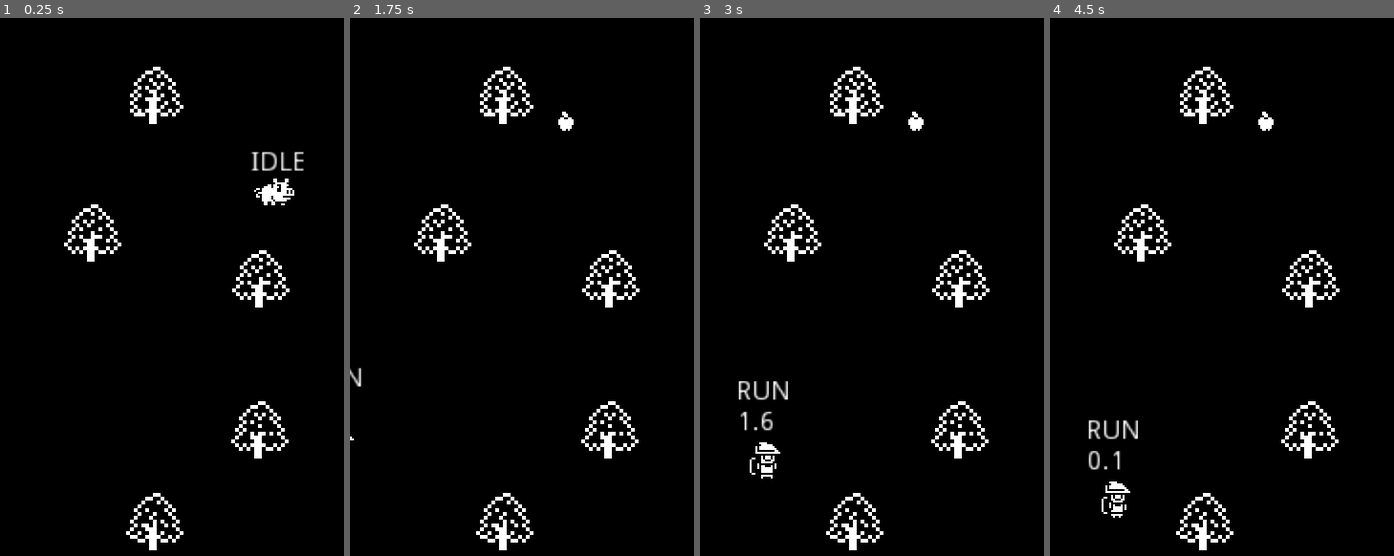
Above: before the commit, frames 1-4 (left to right).
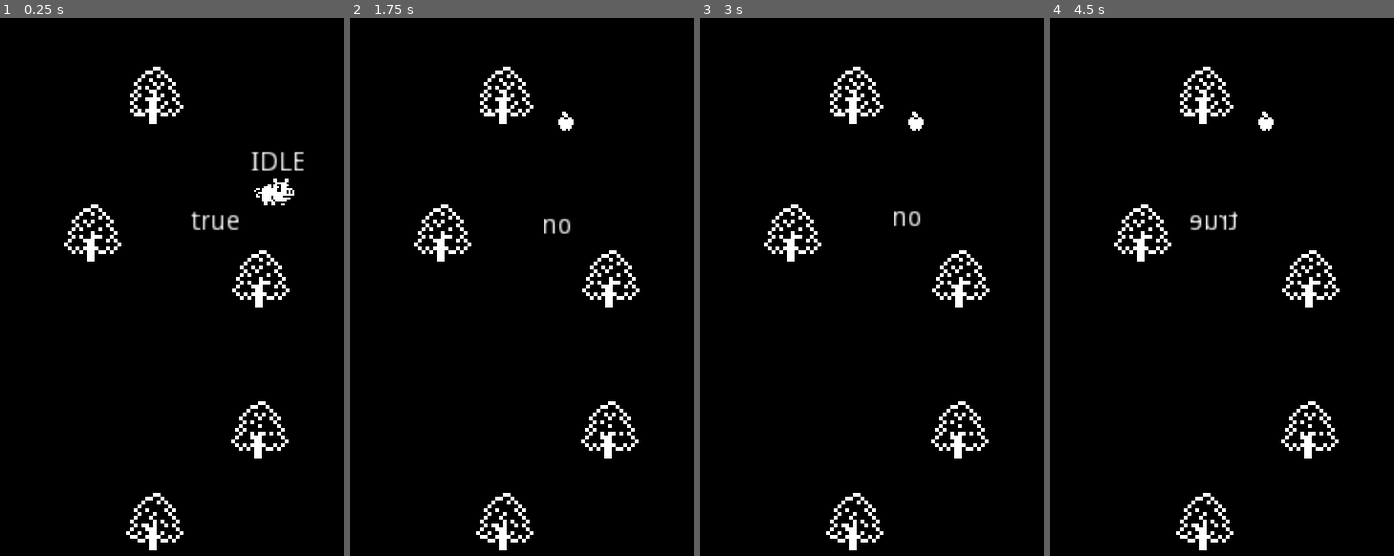
Above: after the commit, the same moments.

Repository: fguillen/PiggyTheApplesAndTheGuard
Game: Godot game, scene res://Word.tscn
The game is run twice, just before and just after one commit, with the same random seed, the same clock (stepped at 60 frames per second) and the same inputs.
Inputs:
- Up to frame 1 (0.25 s): no input
- Up to frame 2 (1.75 s): tap Enter at 0.5 s; hold Right (ui_right) 0.53-1.28 s; hold Down (ui_down) from 1.28 s (still down)
- Up to frame 3 (3 s): release Down (ui_down) at 2.03 s; hold Right (ui_right) 2.03-2.78 s; hold Up (ui_up) from 2.78 s (still down)
- Up to frame 4 (4.5 s): release Up (ui_up) at 3.53 s; hold Left (ui_left) from 3.53 s (still down)

The runs differ from the first frame. In frame 1, 0.2% of the frame differs, in the area x 55-70%, y 35-40%; in frame 2, 0.2%; in frame 3, 0.8%; in frame 4, 0.9%, in the area x 11-55%, y 35-93%.

Commit message:
Guard, detecting screen visibility

Diff:
--- /dev/null
+++ b/Area2DScreen.gd
@@ -0,0 +1,13 @@
+extends Area2D
+class_name AreaScreen
+
+func _ready():
+	var screen_size = get_viewport().get_visible_rect().size
+	var collision_shape: = $CollisionShape2D
+	var screen_center_position = screen_size / 2
+	var offset_screen_size = (screen_size - Vector2(20, 20)) / 2
+
+	print("screen_size: ", screen_size, offset_screen_size)
+
+	position = screen_center_position
+	collision_shape.shape.extents = offset_screen_size
--- a/Guard.gd
+++ b/Guard.gd
@@ -1,4 +1,4 @@
-extends Node2D
+extends Area2D
 class_name Guard
 
 onready var timer: = $Timer
@@ -7,11 +7,11 @@
 onready var timerSurprise: = $TimerSurprise
 onready var label: = $Label
 onready var labelState: = $LabelState
+onready var labelVisible: = $LabelVisible
 onready var animationPlayer: = $AnimationPlayer
 onready var visionCollision: = $VisionSensor/CollisionPolygon2D
 onready var spriteSurprise: = $SpriteSurprise
 onready var arrowHolder: = $ArrowHolder
-onready var visibilityNotifier: = $VisibilityNotifier2D
 
 export(Vector2) var speedRange = Vector2(10, 80)
 export(Vector2) var changeDirectionTime = Vector2(1, 3)
@@ -24,6 +24,7 @@
 var velocity = Vector2.ZERO
 var rng = RandomNumberGenerator.new()
 var current_arrow
+var is_visible = false
 
 var DIRECTIONS = [
 	Vector2(0, 0),
@@ -44,6 +45,7 @@
 
 func _ready():
 	unsurpise()
+	set_visible(false)
 	rng.randomize()
 	random_direction()
 
@@ -51,6 +53,7 @@
 	# label.text = State.keys()[state]
 	label.text = "%.1f" % timer.time_left
 	labelState.text = State.keys()[state]
+	labelVisible.text = "true" if visionCollision.disabled else "false"
 
 	match state:
 		State.IDLE: process_state_idle(direction, delta)
@@ -144,27 +147,21 @@
 	set_state(State.AIM)
 	surpise()
 	visionCollision.disabled = true
-	print("Instantiation")
 	current_arrow = Arrow.instance()
 	get_tree().get_root().add_child(current_arrow)
 	print("Aim")
 	current_arrow.aim(arrowHolder.global_position, target_position)
 	timerAim.start(rng.randf_range(aimTime.x, aimTime.y))
 
+func set_visible(value):
+	print("set_visible: ", value)
+	is_visible = value
+	# visionCollision.disabled = false if value else true
 
-func _on_EndOfWorldSensor_area_entered(area:Area2D):
-	if area is WorldLimit:
-		world_limit_reached()
-
-
-func _on_VisionSensor_area_entered(area:Area2D):
-	if area is Pig and not area.hidden and visibilityNotifier.is_on_screen():
-		aim(area.global_position)
-
+# Timers
 
 func _on_TimerAim_timeout():
 	attack()
-
 
 func _on_TimerAttack_timeout():
 	visionCollision.disabled = false
@@ -179,3 +176,22 @@
 
 func _on_TimerSurprise_timeout():
 	unsurpise()
+
+
+func _on_VisionSensor_area_entered(area:Area2D):
+	if area is PigBody and not area.pig.hidden:
+		aim(area.global_position)
+
+
+# Collisions
+
+func _on_Guard_area_entered(area:Area2D):
+	if area is WorldLimit:
+		world_limit_reached()
+	elif area is AreaScreen:
+		set_visible(true)
+
+
+func _on_Guard_area_exited(area:Area2D):
+	if area is AreaScreen:
+		set_visible(false)
--- a/Guard.tscn
+++ b/Guard.tscn
@@ -1,11 +1,8 @@
-[gd_scene load_steps=10 format=2]
+[gd_scene load_steps=9 format=2]
 
 [ext_resource path="res://Guard.gd" type="Script" id=1]
 [ext_resource path="res://Archer.png" type="Texture" id=2]
 [ext_resource path="res://Effects.png" type="Texture" id=3]
-
-[sub_resource type="RectangleShape2D" id=1]
-extents = Vector2( 4, 7 )
 
 [sub_resource type="Animation" id=6]
 resource_name = "Aim"
@@ -72,22 +69,21 @@
 "values": [ 1, 0 ]
 }
 
-[sub_resource type="RectangleShape2D" id=5]
-extents = Vector2( 5.5, 10 )
+[sub_resource type="RectangleShape2D" id=1]
+extents = Vector2( 4, 7 )
 
-[node name="Guard" type="Node2D"]
+[node name="Guard" type="Area2D"]
 z_index = 100
+collision_layer = 256
 script = ExtResource( 1 )
 
 [node name="Timer" type="Timer" parent="."]
 one_shot = true
 
-[node name="CollisionShape2D" type="CollisionShape2D" parent="."]
-position = Vector2( -1, 4 )
-shape = SubResource( 1 )
-
 [node name="VisionSensor" type="Area2D" parent="."]
 position = Vector2( 6, 0 )
+collision_layer = 16
+collision_mask = 2
 
 [node name="CollisionPolygon2D" type="CollisionPolygon2D" parent="VisionSensor"]
 position = Vector2( -17, 0 )
@@ -119,11 +115,12 @@
 margin_bottom = -28.0
 text = "hello"
 
-[node name="EndOfWorldSensor" type="Area2D" parent="."]
-
-[node name="CollisionShape2D" type="CollisionShape2D" parent="EndOfWorldSensor"]
-position = Vector2( -1.5, 0 )
-shape = SubResource( 5 )
+[node name="LabelVisible" type="Label" parent="."]
+margin_left = -17.0
+margin_top = -56.0
+margin_right = 23.0
+margin_bottom = -42.0
+text = "hello"
 
 [node name="TimerAim" type="Timer" parent="."]
 one_shot = true
@@ -131,22 +128,25 @@
 [node name="TimerAttack" type="Timer" parent="."]
 one_shot = true
 
+[node name="TimerSurprise" type="Timer" parent="."]
+one_shot = true
+
 [node name="SpriteSurprise" type="Sprite" parent="."]
 position = Vector2( 8, -15 )
 texture = ExtResource( 3 )
 hframes = 6
 
-[node name="TimerSurprise" type="Timer" parent="."]
-one_shot = true
-
 [node name="ArrowHolder" type="Node2D" parent="."]
 position = Vector2( 11, 2 )
 
-[node name="VisibilityNotifier2D" type="VisibilityNotifier2D" parent="."]
+[node name="CollisionShape2D" type="CollisionShape2D" parent="."]
+position = Vector2( -1, 4 )
+shape = SubResource( 1 )
 
+[connection signal="area_entered" from="." to="." method="_on_Guard_area_entered"]
+[connection signal="area_exited" from="." to="." method="_on_Guard_area_exited"]
 [connection signal="timeout" from="Timer" to="." method="_on_Timer_timeout"]
 [connection signal="area_entered" from="VisionSensor" to="." method="_on_VisionSensor_area_entered"]
-[connection signal="area_entered" from="EndOfWorldSensor" to="." method="_on_EndOfWorldSensor_area_entered"]
 [connection signal="timeout" from="TimerAim" to="." method="_on_TimerAim_timeout"]
 [connection signal="timeout" from="TimerAttack" to="." method="_on_TimerAttack_timeout"]
 [connection signal="timeout" from="TimerSurprise" to="." method="_on_TimerSurprise_timeout"]
--- a/Pig.gd
+++ b/Pig.gd
@@ -8,8 +8,10 @@
 
 onready var animationPlayer: = $AnimationPlayer
 onready var label: = $Label
+onready var labelVisible: = $LabelVisible
 onready var sprite: = $Sprite
 onready var timerEating: = $TimerEating
+onready var visibilityNotifier: = $VisibilityNotifier2D
 
 const TextureVisible = preload("res://Pig.png")
 const TextureHidden = preload("res://Pig_hidden.png")
@@ -33,6 +35,8 @@
 
 func _process(delta):
 	label.text = State.keys()[state]
+	labelVisible.set_global_position(Vector2(100, 100))
+	labelVisible.text = "true" if visibilityNotifier.is_on_screen() else "no"
 	var direction = get_direction()
 
 	match state:
--- a/Pig.tscn
+++ b/Pig.tscn
@@ -86,6 +86,13 @@
 margin_bottom = -5.0
 text = "hello"
 
+[node name="LabelVisible" type="Label" parent="."]
+margin_left = -13.0
+margin_top = -33.0
+margin_right = 27.0
+margin_bottom = -19.0
+text = "hello"
+
 [node name="TimerEating" type="Timer" parent="."]
 one_shot = true
 
@@ -98,6 +105,10 @@
 [node name="CollisionShape2D" type="CollisionShape2D" parent="PigBody"]
 shape = SubResource( 6 )
 
+[node name="VisibilityNotifier2D" type="VisibilityNotifier2D" parent="."]
+position = Vector2( -0.499999, 3 )
+scale = Vector2( 1.15, 0.8 )
+
 [connection signal="area_entered" from="." to="." method="_on_Pig_area_entered"]
 [connection signal="area_exited" from="." to="." method="_on_Pig_area_exited"]
 [connection signal="timeout" from="TimerEating" to="." method="_on_TimerEating_timeout"]
--- a/Word.tscn
+++ b/Word.tscn
@@ -1,10 +1,13 @@
-[gd_scene load_steps=6 format=2]
+[gd_scene load_steps=8 format=2]
 
 [ext_resource path="res://Pig.tscn" type="PackedScene" id=1]
+[ext_resource path="res://Area2DScreen.gd" type="Script" id=2]
 [ext_resource path="res://Treee.tscn" type="PackedScene" id=3]
 [ext_resource path="res://Guard.tscn" type="PackedScene" id=4]
 [ext_resource path="res://WorldLimit.tscn" type="PackedScene" id=5]
 [ext_resource path="res://AppleSpawner.tscn" type="PackedScene" id=6]
+
+[sub_resource type="RectangleShape2D" id=1]
 
 [node name="Word" type="Node"]
 
@@ -38,6 +41,8 @@
 
 [node name="Guard" parent="." instance=ExtResource( 4 )]
 position = Vector2( -16, 224 )
+collision_layer = 32
+collision_mask = 16
 
 [node name="WorldLimit" parent="." instance=ExtResource( 5 )]
 position = Vector2( 8, -16 )
@@ -52,3 +57,12 @@
 [node name="WorldLimit4" parent="." instance=ExtResource( 5 )]
 position = Vector2( 200, -8 )
 rotation = 1.5708
+
+[node name="Area2DScreen" type="Area2D" parent="."]
+position = Vector2( 90, 160 )
+collision_layer = 16
+collision_mask = 0
+script = ExtResource( 2 )
+
+[node name="CollisionShape2D" type="CollisionShape2D" parent="Area2DScreen"]
+shape = SubResource( 1 )
--- a/project.godot
+++ b/project.godot
@@ -15,11 +15,16 @@
 "path": "res://Apple.gd"
 }, {
 "base": "Area2D",
+"class": "AreaScreen",
+"language": "GDScript",
+"path": "res://Area2DScreen.gd"
+}, {
+"base": "Area2D",
 "class": "Arrow",
 "language": "GDScript",
 "path": "res://Arrow.gd"
 }, {
-"base": "Node2D",
+"base": "Area2D",
 "class": "Guard",
 "language": "GDScript",
 "path": "res://Guard.gd"
@@ -46,6 +51,7 @@
 } ]
 _global_script_class_icons={
 "Apple": "",
+"AreaScreen": "",
 "Arrow": "",
 "Guard": "",
 "Pig": "",
@@ -105,6 +111,8 @@
 2d_physics/layer_2="Pig"
 2d_physics/layer_3="Apples"
 2d_physics/layer_4="Arrows"
+2d_physics/layer_5="AreaScreen"
+2d_physics/layer_6="Guard"
 
 [physics]
 
